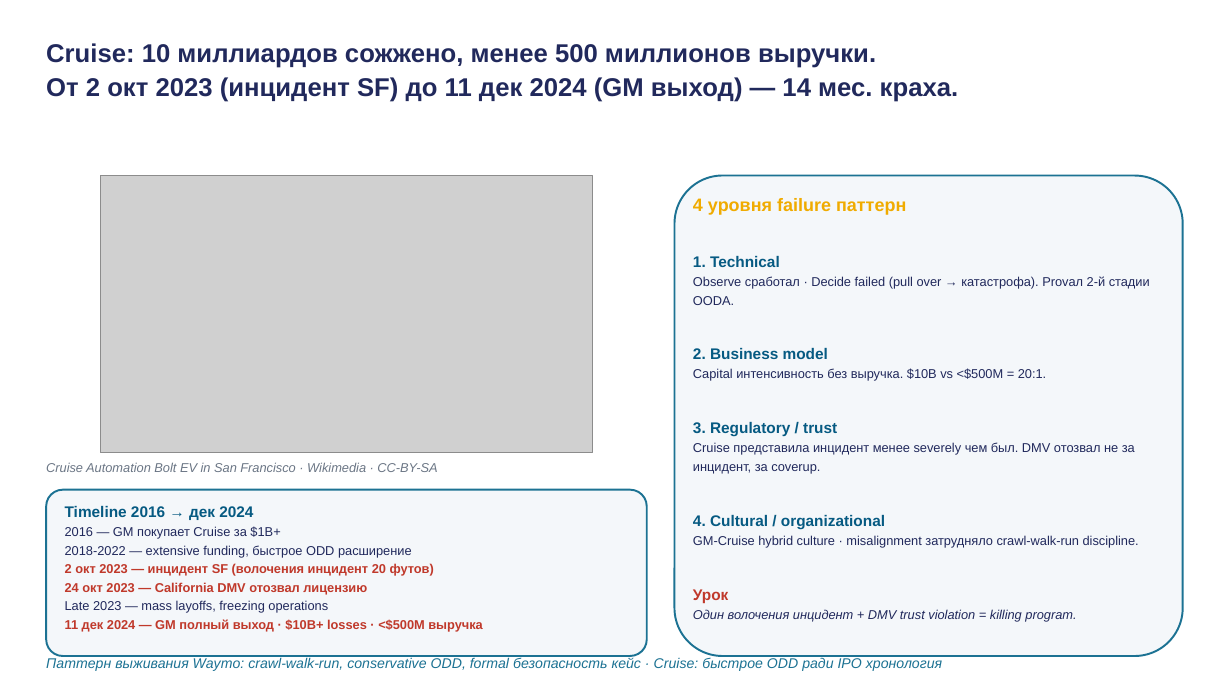
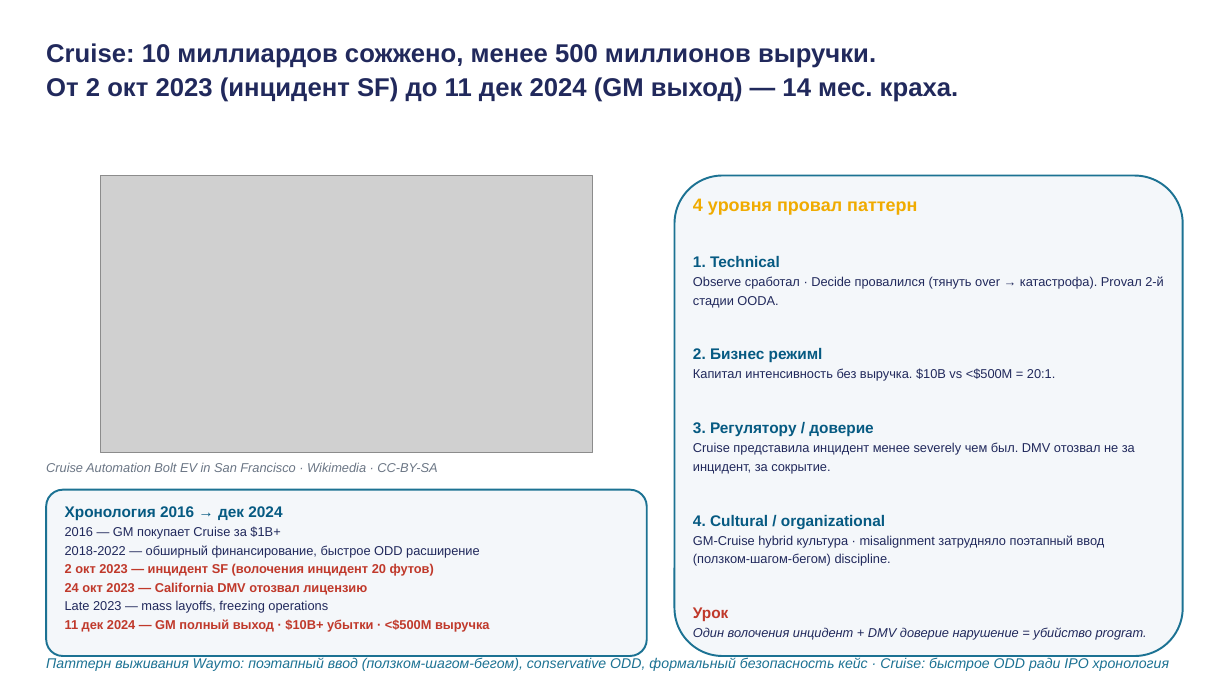
Before and after one commit to tellina-study/AI-usage-lessons, a slide deck: slide 29 of library/lectures/lec-13/rendered/lec-13.pptx. Drawn at 1232x693 pixels with LibreOffice and Linux fonts; fonts in the diff are those of the drawing; grey boxes stand for pictures. Boxes give left, top, right and bottom in pixels: in the first picture for what was removed or moved away, otherwise in the second. Text is boxed around its words. In the diff, an @@ line names an element or a change of style, - is before the commit and + after.

```diff
--- a/library/lectures/lec-13/rendered/lec-13.pptx
+++ b/library/lectures/lec-13/rendered/lec-13.pptx
@@ text at bbox=[693, 198, 917, 215]: text changed @@
-4 уровня failure паттерн
+4 уровня провал паттерн
@@ text at bbox=[693, 276, 1164, 474]: text changed @@
-Observe сработал · Decide failed (pull over → катастрофа). Provал 2-й стадии OODA.
-2. Business model
-Capital интенсивность без выручка. $10B vs <$500M = 20:1.
-3. Regulatory / trust
-Cruise представила инцидент менее severely чем был. DMV отозвал не за инцидент, за coverup.
+Observe сработал · Decide провалился (тянуть over → катастрофа). Provал 2-й стадии OODA.
+2. Бизнес режимl
+Капитал интенсивность без выручка. $10B vs <$500M = 20:1.
+3. Регуляторy / доверие
+Cruise представила инцидент менее severely чем был. DMV отозвал не за инцидент, за сокрытие.
@@ text at bbox=[65, 506, 282, 521]: text changed @@
-Timeline 2016 → дек 2024
+Хронология 2016 → дек 2024
@@ text at bbox=[693, 535, 1105, 566]: text changed @@
-GM-Cruise hybrid culture · misalignment затрудняло crawl-walk-run discipline.
+GM-Cruise hybrid культура · misalignment затрудняло поэтапный ввод (ползком-шагом-бегом) discipline.
@@ text at bbox=[65, 545, 480, 558]: text changed @@
-2018-2022 — extensive funding, быстрое ODD расширение
+2018-2022 — обширный финансирование, быстрое ODD расширение
@@ text at bbox=[65, 619, 490, 632]: text changed @@
-11 дек 2024 — GM полный выход · $10B+ losses · <$500M выручка
+11 дек 2024 — GM полный выход · $10B+ убытки · <$500M выручка
@@ text at bbox=[693, 627, 1147, 640]: text changed @@
-Один волочения инцидент + DMV trust violation = killing program.
+Один волочения инцидент + DMV доверие нарушение = убийство program.
@@ text at bbox=[46, 656, 1169, 671]: text changed @@
-Паттерн выживания Waymo: crawl-walk-run, conservative ODD, formal безопасность кейс · Cruise: быстрое ODD ради IPO хронология
+Паттерн выживания Waymo: поэтапный ввод (ползком-шагом-бегом), conservative ODD, формальный безопасность кейс · Cruise: быстрое ODD ради IPO хронология
```
Also in this commit, not shown: 38 other slides changed, 9 other files.
